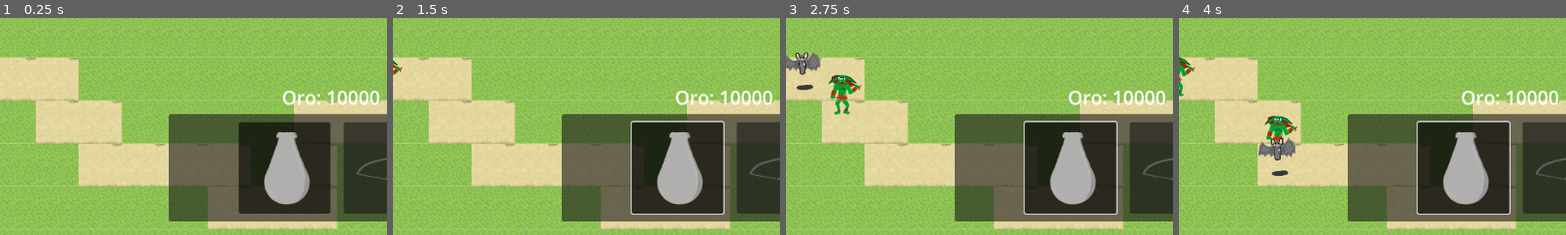
Above: before the commit, frames 1-4 (left to right).
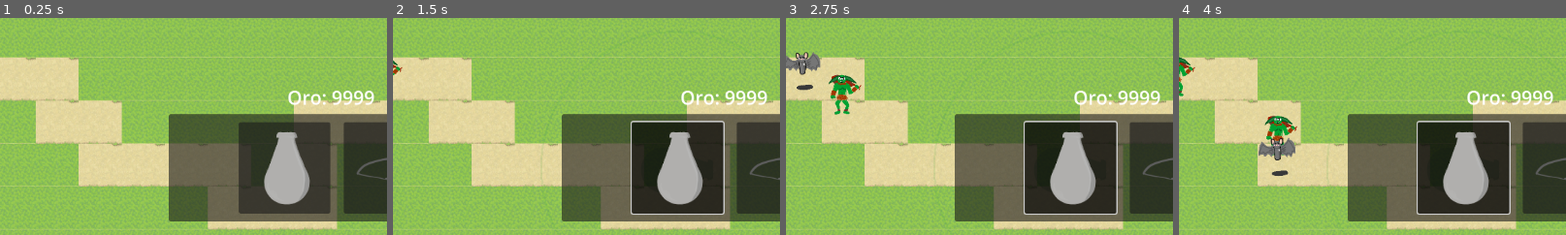
Above: after the commit, the same moments.

Repository: willNP/Tower-Defense
Game: Godot game, scene res://Scenes/main.tscn
Same seed, same stepped clock (60 frames per second), same inputs: the game is played once before the commit and once after it. The engine's default icon, where the game draws it, is replaced by a stand-in: a white triangle on a blue panel in a dark square.
Inputs (mouse positions are % of the whole screen's width and height, from its top left):
- Up to frame 1 (0.25 s): no input
- Up to frame 2 (1.5 s): click (57, 85) at 0.5 s; click (43, 85) at 1.25 s
- Up to frame 3 (2.75 s): click (43, 85) at 2 s
- Up to frame 4 (4 s): click (57, 85) at 2.75 s; click (43, 85) at 3.5 s
The pictures show only the part of the screen within x 7-56%, y 50-100%; the shares and areas given below are measured in that part.

The runs differ from the first frame. In frame 1, 1.0% of the frame differs, in the area x 72-98%, y 33-41%; in frame 2, 1.0%; in frame 3, 1.0%; in frame 4, 1.0%.

Commit message:
se agrega areas de previsualizaciones

Diff:
--- a/Scenes/main.tscn
+++ b/Scenes/main.tscn
@@ -10,6 +10,8 @@
 
 [node name="Main" type="Node2D"]
 script = ExtResource("1_8gbba")
+enemy_spawn_number = null
+starting_gold = null
 
 [node name="MapGeneration" parent="." instance=ExtResource("2_bo1nx")]
 map_width = 30
--- a/Scripts/Resources/Maps/map1.gd
+++ b/Scripts/Resources/Maps/map1.gd
@@ -2,7 +2,7 @@
 class_name Map_1
 
 @export var enemy_spawn_number : int = 10
-@export var starting_gold: int = 10000
+@export var starting_gold: int = 9999
 # Enemies
 var enemies = {
 	goblin = preload("res://Scenes/Enemies/goblin.tscn"),
@@ -37,6 +37,9 @@
 var _spawned_this_wave: int = 0
 var _enemies_alive: int = 0
 var _gold: int = 0
+var _current_selected_turret: StringName = ""
+var _cannon_button: Button
+var _crossbow_button: Button
 
 var _wave_label: Label
 var _enemies_label: Label
@@ -57,6 +60,7 @@
 
 	_turret_spawner = $TurretSpawner
 	_setup_turret_buttons()
+	_update_turret_button_state("")
 
 	_wave_label = _get_label(WAVE_INFO_PATH)
 	_enemies_label = _get_label(ENEMIES_INFO_PATH)
@@ -100,25 +104,41 @@
 	if not has_node(buttons_path):
 		return
 
-	var cannon_button: Button = $UI/Control/Panel/Buttons/canon
-	var crossbow_button: Button = $UI/Control/Panel/Buttons/crossbow
-
-	cannon_button.toggled.connect(func(pressed: bool) -> void:
+	_cannon_button = $UI/Control/Panel/Buttons/canon
+	_crossbow_button = $UI/Control/Panel/Buttons/crossbow
+
+	_cannon_button.toggled.connect(func(pressed: bool) -> void:
 		if pressed:
 			_select_turret("cannon")
 	)
-	crossbow_button.toggled.connect(func(pressed: bool) -> void:
+	_crossbow_button.toggled.connect(func(pressed: bool) -> void:
 		if pressed:
 			_select_turret("crossbow")
 	)
 
-	if cannon_button.toggle_mode:
-		cannon_button.button_pressed = true
-	_select_turret("cannon")
+	_select_turret("")
 
 func _select_turret(turret_name: StringName) -> void:
 	if _turret_spawner:
 		_turret_spawner.set_selected_turret(turret_name)
+
+func on_turret_selection_changed(turret_name: StringName) -> void:
+	_current_selected_turret = turret_name
+	_update_turret_button_state(turret_name)
+
+func _update_turret_button_state(turret_name: StringName) -> void:
+	var cannon_pressed := turret_name == "cannon"
+	var crossbow_pressed := turret_name == "crossbow"
+	_set_button_state(_cannon_button, cannon_pressed)
+	_set_button_state(_crossbow_button, crossbow_pressed)
+
+func _set_button_state(button: Button, pressed: bool) -> void:
+	if button == null:
+		return
+	if button.has_method("set_pressed_no_signal"):
+		button.set_pressed_no_signal(pressed)
+	else:
+		button.button_pressed = pressed
 
 func _prepare_wave() -> void:
 	timer.stop()
--- /dev/null
+++ b/Scripts/Towers/range_display.gd
@@ -0,0 +1,37 @@
+extends Node2D
+class_name RangeDisplay
+
+var radius: float = 0.0
+var color: Color = Color(0.3, 0.6, 1.0, 0.2)
+var line_width: float = 2.5
+var segments: int = 64
+var filled: bool = false
+
+
+func _draw() -> void:
+	if radius <= 0.0 or color.a <= 0.0:
+		return
+	if filled:
+		draw_circle(Vector2.ZERO, radius, color)
+	else:
+		draw_arc(Vector2.ZERO, radius, 0.0, TAU, segments, color, line_width)
+
+
+func set_radius(value: float) -> void:
+	radius = max(value, 0.0)
+	queue_redraw()
+
+
+func set_color(value: Color) -> void:
+	color = value
+	queue_redraw()
+
+
+func set_line_width(value: float) -> void:
+	line_width = max(value, 0.0)
+	queue_redraw()
+
+
+func set_filled(value: bool) -> void:
+	filled = value
+	queue_redraw()
--- a/Scripts/Towers/tower.gd
+++ b/Scripts/Towers/tower.gd
@@ -1,5 +1,11 @@
 extends Node2D
 class_name Tower
+
+const DEFAULT_RANGE_COLOR := Color(0.3, 0.6, 1.0, 0.2)
+const DEFAULT_SPAWN_COLOR := Color(1.0, 0.6, 0.4, 0.25)
+const PREVIEW_RANGE_COLOR := Color(0.5, 0.8, 0.5, 0.35)
+const PREVIEW_INVALID_COLOR := Color(1.0, 0.5, 0.5, 0.35)
+const RangeDisplay := preload("res://Scripts/Towers/range_display.gd")
 
 @export var turretAttributes : Turret_Attributes
 @export var ammo_scene : PackedScene
@@ -9,34 +15,52 @@
 
 @export_enum("All", "Flying", "Ground") var target_source : String = "All"
 
-@onready var attackTimer : Timer
+var attackTimer : Timer
 
 var hasTarget : bool
 var targetList : Array
 var currentTarget : Character
 var _range_radius: float = 0.0
 var _spawn_block_radius: float = 0.0
+var _is_preview: bool = false
+var _range_display: RangeDisplay
+var _spawn_display: RangeDisplay
 
 func _ready() -> void:
+	if area_2d:
+		_range_radius = _extract_area_radius(area_2d)
+		if _is_preview:
+			area_2d.monitoring = false
+		else:
+			area_2d.area_entered.connect(_on_range_area_area_entered)
+			area_2d.area_exited.connect(_on_range_area_area_exited)
+	if spawn_block_area:
+		_spawn_block_radius = _extract_area_radius(spawn_block_area)
+		if _is_preview:
+			spawn_block_area.monitoring = false
+		else:
+			spawn_block_area.visible = false
+		_update_spawn_display(DEFAULT_SPAWN_COLOR, false)
+	_update_range_display(DEFAULT_RANGE_COLOR if not _is_preview else PREVIEW_RANGE_COLOR)
+	if _is_preview:
+		return
 	attackTimer = Timer.new()
 	attackTimer.timeout.connect(_on_attack_speed_timer_timeout)
 	add_child(attackTimer)
 	attackTimer.wait_time = turretAttributes.attack_speed
-	if area_2d:
-		area_2d.area_entered.connect(_on_range_area_area_entered)
-		area_2d.area_exited.connect(_on_range_area_area_exited)
-		_range_radius = _extract_area_radius(area_2d)
-	if spawn_block_area:
-		_spawn_block_radius = _extract_area_radius(spawn_block_area)
 	add_to_group("TOWERS")
 
 func _physics_process(_delta: float) -> void:
+	if _is_preview:
+		return
 	if hasTarget:
 		if attackTimer.is_stopped():
 			attackTimer.start()
 		look_at(currentTarget.global_position)
 
 func _on_range_area_area_entered(area: Area2D) -> void:
+	if _is_preview:
+		return
 	if "ENEMY" in area.get_groups():
 		if target_source == "All" or target_source in area.get_groups():
 			targetList.append(area.get_parent())
@@ -47,6 +71,8 @@
 				disparar()
 
 func _on_range_area_area_exited(area: Area2D) -> void:
+	if _is_preview:
+		return
 	targetList.erase(area.get_parent())
 	targetList = targetList.filter(is_instance_valid)
 	if hasTarget:
@@ -63,7 +89,7 @@
 
 func get_next_target() -> Character:
 	var furthest_target : Character = null
-	var max_progress := -1.0
+	var max_progress: float = -1.0
 
 	for enemy in targetList:
 		var path_follow = enemy.pathFollow
@@ -74,9 +100,13 @@
 	return furthest_target
 
 func _on_attack_speed_timer_timeout() -> void:
+	if _is_preview:
+		return
 	disparar()
 
 func disparar() -> void:
+	if _is_preview:
+		return
 	if hasTarget:
 		var ammo = ammo_scene.instantiate()
 		ammo.global_position = global_position  # desde el centro de la ballesta
@@ -108,3 +138,68 @@
 				var uniform_scale: float = max(abs(scale.x), abs(scale.y))
 				return circle.radius * uniform_scale
 	return 0.0
+
+func set_preview_mode(enabled: bool) -> void:
+	_is_preview = enabled
+	if _is_preview:
+		modulate = Color(1, 1, 1, 0.5)
+		_update_range_display(PREVIEW_RANGE_COLOR)
+
+func is_preview() -> bool:
+	return _is_preview
+
+func set_range_color(color: Color) -> void:
+	_update_range_display(color)
+
+func reset_range_color() -> void:
+	_update_range_display(DEFAULT_RANGE_COLOR)
+	if _range_display:
+		_range_display.hide()
+	hide_spawn_block_indicator()
+
+func _update_range_display(color: Color) -> void:
+	if _range_radius <= 0.0:
+		return
+	if _range_display == null or not is_instance_valid(_range_display):
+		_range_display = RangeDisplay.new()
+		_range_display.z_index = 100
+		_range_display.z_as_relative = false
+		_range_display.set_radius(_range_radius)
+		_range_display.set_line_width(3.0)
+		_range_display.set_filled(false)
+		_range_display.set_color(color)
+		add_child(_range_display)
+	else:
+		_range_display.set_radius(_range_radius)
+		_range_display.set_color(color)
+		_range_display.set_filled(false)
+		_range_display.show()
+
+func show_spawn_block_indicator(color: Color) -> void:
+	_update_spawn_display(color, true)
+
+func hide_spawn_block_indicator() -> void:
+	if _spawn_display and is_instance_valid(_spawn_display):
+		_spawn_display.hide()
+
+func _update_spawn_display(color: Color, force_visible: bool) -> void:
+	if _spawn_block_radius <= 0.0:
+		return
+	if _spawn_display == null or not is_instance_valid(_spawn_display):
+		_spawn_display = RangeDisplay.new()
+		_spawn_display.z_index = 99
+		_spawn_display.z_as_relative = false
+		_spawn_display.set_radius(_spawn_block_radius)
+		_spawn_display.set_line_width(2.0)
+		_spawn_display.set_filled(true)
+		add_child(_spawn_display)
+	_spawn_display.set_radius(_spawn_block_radius)
+	_spawn_display.set_color(color)
+	_spawn_display.set_filled(true)
+	if force_visible:
+		_spawn_display.show()
+	else:
+		_spawn_display.hide()
+
+func show_default_range_indicator() -> void:
+	_update_range_display(DEFAULT_RANGE_COLOR)
--- a/Scripts/Towers/turret_spawner.gd
+++ b/Scripts/Towers/turret_spawner.gd
@@ -13,19 +13,31 @@
 	crossbowArrow = preload("res://Scenes/Towers/Crossbow/CrossbowArrow.tscn")
 }
 var tiles : Array
-var selected_turret: StringName = "cannon"
+var selected_turret: StringName = ""
 var _map_controller: Map_1
+var _showing_guides: bool = false
+var _preview_turret: Tower
+var _preview_type: StringName = ""
+var _preview_valid: bool = false
+const RANGE_HIGHLIGHT_COLOR := Color(0.3, 0.9, 0.4, 0.6)
+const SPAWN_HIGHLIGHT_COLOR := Color(1.0, 0.6, 0.4, 0.45)
 
 func _ready() -> void:
 	if mapGen:
 		tiles = mapGen.grid
 	_map_controller = get_parent() as Map_1
+	set_process(true)
+	_refresh_preview_turret()
 
 
 func _unhandled_input(event: InputEvent) -> void:
+	if event.is_action_pressed("salir"):
+		set_selected_turret("")
+		return
 	if event is InputEventMouseButton and event.pressed and event.button_index == MOUSE_BUTTON_LEFT:
 		if not mapGen or tiles.is_empty():
 			return
+		tiles = mapGen.grid
 		var mouse_pos = get_global_mouse_position()
 		var tile_coords = Vector2i(mouse_pos / mapGen.tile_size)
 		if _is_tile_valid(tile_coords):
@@ -35,7 +47,7 @@
 					return
 				if _map_controller == null:
 					return
-				if not _can_place_turret(mouse_pos, selected_turret):
+				if not _is_position_buildable(mouse_pos, selected_turret):
 					return
 				if not _map_controller.try_purchase_turret(selected_turret):
 					return
@@ -43,6 +55,7 @@
 				var turret : Tower = turret_scene.instantiate()
 				turret.global_position = mouse_pos
 				self.get_parent().add_child(turret)
+				set_selected_turret("")
 			else:
 				# en el caso que se clickee en la calle
 				pass
@@ -51,8 +64,26 @@
 
 
 func set_selected_turret(turret_name: StringName) -> void:
-	if turrets.has(turret_name):
-		selected_turret = turret_name
+	var new_selection: StringName = turret_name
+	if new_selection != "" and not turrets.has(new_selection):
+		return
+
+	if new_selection == "":
+		selected_turret = ""
+		_clear_preview()
+		_show_default_guides()
+		if _map_controller:
+			_map_controller.on_turret_selection_changed(selected_turret)
+		return
+
+	if selected_turret == new_selection:
+		return
+
+	selected_turret = new_selection
+	_refresh_preview_turret()
+	_show_range_guides_for_selection()
+	if _map_controller:
+		_map_controller.on_turret_selection_changed(selected_turret)
 
 func _can_place_turret(position: Vector2, turret_type: StringName) -> bool:
 	var parent_node: Node = get_parent()
@@ -71,3 +102,134 @@
 					print("No se puede colocar una torreta %s dentro del área de %s." % [str(turret_type), str(existing.get_turret_type())])
 					return false
 	return true
+
+func _is_position_buildable(position: Vector2, turret_type: StringName) -> bool:
+	if mapGen == null:
+		return false
+	if turret_type == "":
+		return false
+	tiles = mapGen.grid
+	var tile_coords: Vector2i = Vector2i(position / mapGen.tile_size)
+	if not _is_tile_valid(tile_coords):
+		return false
+	if tiles[tile_coords.y][tile_coords.x] == 1:
+		return false
+	if not _can_place_turret(position, turret_type):
+		return false
+	if _map_controller and not _map_controller.can_afford_turret(turret_type):
+		return false
+	return true
+
+func _process(_delta: float) -> void:
+	_update_preview()
+	if _showing_guides:
+		_update_guides()
+
+func _hide_all_guides() -> void:
+	var parent_node: Node = get_parent()
+	if parent_node == null:
+		return
+	for child in parent_node.get_children():
+		if child is Tower:
+			var tower: Tower = child as Tower
+			if tower.is_preview():
+				continue
+			tower.reset_range_color()
+			tower.hide_spawn_block_indicator()
+	_showing_guides = false
+
+func _show_range_guides_for_selection() -> void:
+	_hide_all_guides()
+	var parent_node: Node = get_parent()
+	if parent_node == null:
+		return
+	for child in parent_node.get_children():
+		if child is Tower:
+			var tower: Tower = child as Tower
+			if tower.is_preview():
+				continue
+			if tower.get_turret_type() == selected_turret:
+				tower.set_range_color(RANGE_HIGHLIGHT_COLOR)
+				tower.hide_spawn_block_indicator()
+			else:
+				tower.show_spawn_block_indicator(SPAWN_HIGHLIGHT_COLOR)
+	_showing_guides = true
+
+func _show_default_guides() -> void:
+	_hide_all_guides()
+	var parent_node: Node = get_parent()
+	if parent_node == null:
+		return
+	for child in parent_node.get_children():
+		if child is Tower:
+			var tower: Tower = child as Tower
+			if tower.is_preview():
+				continue
+			tower.show_default_range_indicator()
+			tower.hide_spawn_block_indicator()
+	_showing_guides = false
+
+func _update_guides() -> void:
+	if selected_turret == "":
+		return
+	var parent_node: Node = get_parent()
+	if parent_node == null:
+		return
+	for child in parent_node.get_children():
+		if child is Tower:
+			var tower: Tower = child as Tower
+			if tower.is_preview():
+				continue
+			if tower.get_turret_type() == selected_turret:
+				tower.set_range_color(RANGE_HIGHLIGHT_COLOR)
+				tower.hide_spawn_block_indicator()
+			else:
+				tower.show_spawn_block_indicator(SPAWN_HIGHLIGHT_COLOR)
+
+func _exit_tree() -> void:
+	_hide_all_guides()
+	_clear_preview()
+
+func _refresh_preview_turret() -> void:
+	_clear_preview()
+	if selected_turret == "":
+		return
+	if not turrets.has(selected_turret):
+		return
+	var scene: PackedScene = turrets[selected_turret]
+	var instance: Node = scene.instantiate()
+	if not (instance is Tower):
+		instance.queue_free()
+		return
+	var preview: Tower = instance as Tower
+	preview.set_preview_mode(true)
+	add_child(preview)
+	_preview_turret = preview
+	_preview_type = selected_turret
+
+func _clear_preview() -> void:
+	if _preview_turret and is_instance_valid(_preview_turret):
+		_preview_turret.queue_free()
+	_preview_turret = null
+	_preview_type = ""
+	_preview_valid = false
+
+func _update_preview() -> void:
+	if selected_turret == "":
+		return
+	if _preview_turret == null or not is_instance_valid(_preview_turret):
+		return
+	if selected_turret != _preview_type:
+		_refresh_preview_turret()
+		return
+	if mapGen:
+		tiles = mapGen.grid
+
+	var mouse_pos: Vector2 = get_global_mouse_position()
+	_preview_turret.global_position = mouse_pos
+	_preview_valid = _is_position_buildable(mouse_pos, selected_turret)
+
+	var valid_color: Color = Tower.PREVIEW_RANGE_COLOR
+	var invalid_color: Color = Tower.PREVIEW_INVALID_COLOR
+	_preview_turret.modulate = valid_color if _preview_valid else invalid_color
+	_preview_turret.set_range_color(valid_color if _preview_valid else invalid_color)
--- a/project.godot
+++ b/project.godot
@@ -18,3 +18,12 @@
 [display]
 
 window/size/mode=2
+
+[input]
+
+salir={
+"deadzone": 0.2,
+"events": [Object(InputEventKey,"resource_local_to_scene":false,"resource_name":"","device":-1,"window_id":0,"alt_pressed":false,"shift_pressed":false,"ctrl_pressed":false,"meta_pressed":false,"pressed":false,"keycode":0,"physical_keycode":4194305,"key_label":0,"unicode":0,"location":0,"echo":false,"script":null)
+, Object(InputEventMouseButton,"resource_local_to_scene":false,"resource_name":"","device":-1,"window_id":0,"alt_pressed":false,"shift_pressed":false,"ctrl_pressed":false,"meta_pressed":false,"button_mask":0,"position":Vector2(0, 0),"global_position":Vector2(0, 0),"factor":1.0,"button_index":2,"canceled":false,"pressed":false,"double_click":false,"script":null)
+]
+}
Not shown, added: Scripts/Towers/range_display.gd.uid
